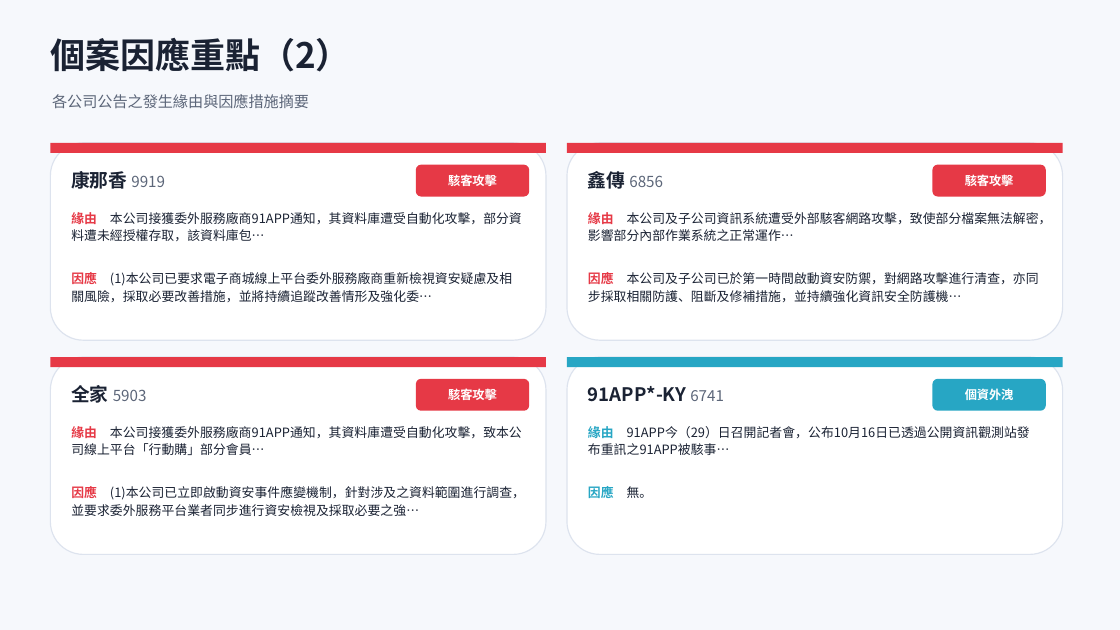
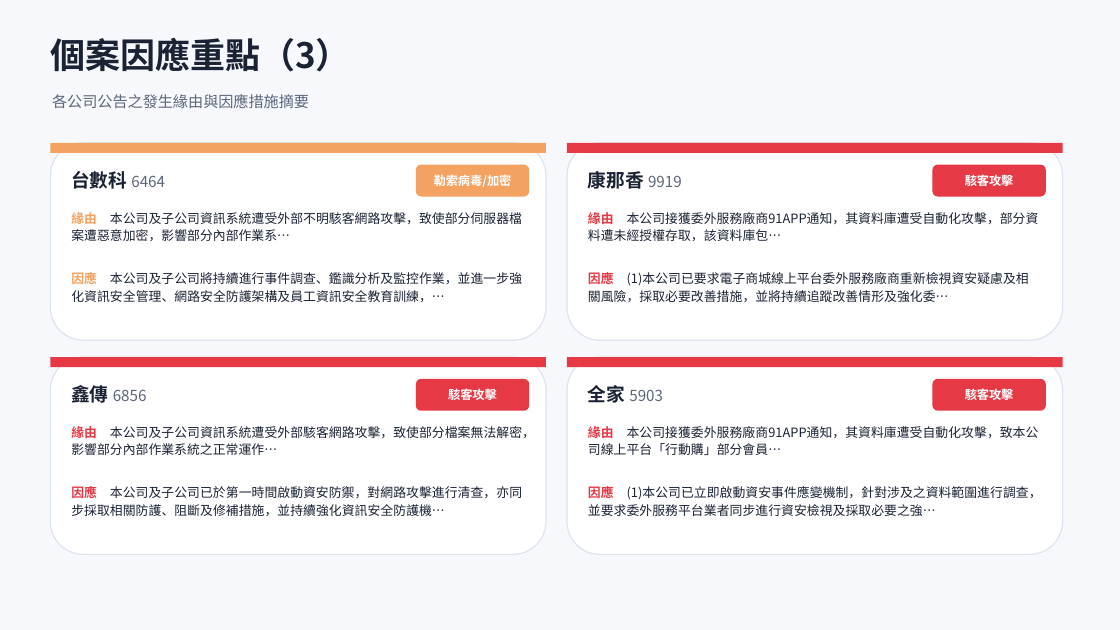
Before and after one commit to Johnnylin77/mops-isec-monitor, a slide deck: slide 8 of 資安事件因應分析.pptx (slide 7 before the commit). Drawn at 1120x630 pixels with LibreOffice and Linux fonts; fonts in the diff are those of the drawing. Boxes give left, top, right and bottom in pixels: in the first picture for what was removed or moved away, otherwise in the second. Text is boxed around its words. In the diff, an @@ line names an element or a change of style, - is before the commit and + after.

```diff
--- a/資安事件因應分析.pptx
+++ b/資安事件因應分析.pptx
@@ text at box(50, 38, 351, 72): text changed @@
-個案因應重點（2）
+個案因應重點（3）
@@ rectangle at box(50, 143, 546, 153): fill #E63946 to #F4A261 @@
@@ text at box(71, 171, 165, 189): text changed @@
-康那香 9919
+台數科 6464
@@ rounded rectangle at box(416, 165, 529, 197): fill #E63946 to #F4A261 @@
@@ text at box(434, 175, 512, 187): text changed @@
-駭客攻擊
+勒索病毒/加密
@@ text at box(588, 171, 682, 189): text changed @@
-鑫傳 6856
+康那香 9919
@@ text at box(71, 212, 522, 241): text changed @@
-緣由 本公司接獲委外服務廠商91APP通知，其資料庫遭受自動化攻擊，部分資料遭未經授權存取，該資料庫包…
+緣由 本公司及子公司資訊系統遭受外部不明駭客網路攻擊，致使部分伺服器檔案遭惡意加密，影響部分內部作業系…
@@ text at box(588, 212, 1039, 241): text changed @@
-緣由 本公司及子公司資訊系統遭受外部駭客網路攻擊，致使部分檔案無法解密，影響部分內部作業系統之正常運作…
+緣由 本公司接獲委外服務廠商91APP通知，其資料庫遭受自動化攻擊，部分資料遭未經授權存取，該資料庫包…
@@ text at box(71, 272, 522, 302): text changed @@
-因應 (1)本公司已要求電子商城線上平台委外服務廠商重新檢視資安疑慮及相關風險，採取必要改善措施，並將持續追蹤改善情形及強化委…
+因應 本公司及子公司將持續進行事件調查、鑑識分析及監控作業，並進一步強化資訊安全管理、網路安全防護架構及員工資訊安全教育訓練，…
@@ text at box(588, 272, 1029, 302): text changed @@
-因應 本公司及子公司已於第一時間啟動資安防禦，對網路攻擊進行清查，亦同步採取相關防護、阻斷及修補措施，並持續強化資訊安全防護機…
+因應 (1)本公司已要求電子商城線上平台委外服務廠商重新檢視資安疑慮及相關風險，採取必要改善措施，並將持續追蹤改善情形及強化委…
@@ rectangle at box(567, 357, 1063, 367): fill #27A6C4 to #E63946 @@
@@ text at box(71, 382, 147, 407): text changed @@
-全家 5903
+鑫傳 6856
@@ text at box(588, 385, 663, 403): text changed; size 16 to 13 pt; text colour #1A2233 to #5C6679; bold off @@
-91APP*-KY 6741
+全家 5903
@@ rounded rectangle at box(933, 379, 1046, 411): fill #27A6C4 to #E63946 @@
@@ text at box(965, 389, 1014, 400): text changed @@
-個資外洩
+駭客攻擊
@@ text at box(71, 426, 535, 455): text changed @@
-緣由 本公司接獲委外服務廠商91APP通知，其資料庫遭受自動化攻擊，致本公司線上平台「行動購」部分會員…
+緣由 本公司及子公司資訊系統遭受外部駭客網路攻擊，致使部分檔案無法解密，影響部分內部作業系統之正常運作…
@@ text at box(588, 426, 1039, 455): text changed @@
-緣由 91APP今（29）日召開記者會，公布10月16日已透過公開資訊觀測站發布重訊之91APP被駭事…
+緣由 本公司接獲委外服務廠商91APP通知，其資料庫遭受自動化攻擊，致本公司線上平台「行動購」部分會員…
@@ text at box(71, 486, 522, 516): text changed @@
-因應 (1)本公司已立即啟動資安事件應變機制，針對涉及之資料範圍進行調查，並要求委外服務平台業者同步進行資安檢視及採取必要之強…
+因應 本公司及子公司已於第一時間啟動資安防禦，對網路攻擊進行清查，亦同步採取相關防護、阻斷及修補措施，並持續強化資訊安全防護機…
@@ text at box(588, 486, 1042, 516): text changed; text colour #27A6C4 to #1A2233; bold off @@
-因應 無。
+因應 (1)本公司已立即啟動資安事件應變機制，針對涉及之資料範圍進行調查，並要求委外服務平台業者同步進行資安檢視及採取必要之強…
```
Also in this commit, not shown: 9 other slides changed, 1 slide added, 2 other files.
